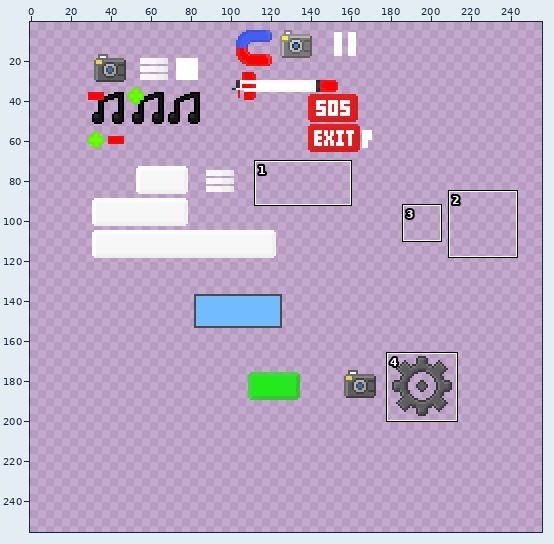
Two versions of one sprite sheet, Assets/Sprites/Sprite-0001.png. Above, an overview of the earlier version with the close-up marked.
Close-up. Earlier state:
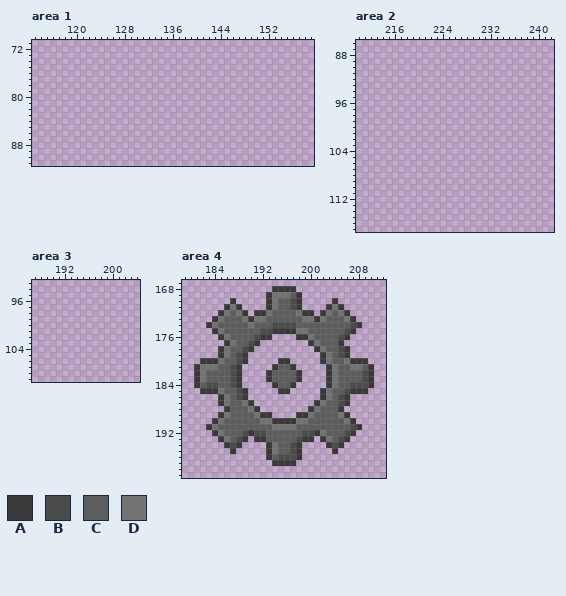
The file is 256x256 pixels. Colours within 5 levels of each other are drawn and written as one. Shown: area 1: x 113..159, y 71..91; area 2: x 210..242, y 86..117; area 3: x 187..204, y 93..109; area 4: x 179..212, y 167..199. The wide view leaves out empty margins. The commit also changed other parts of the picture, which this record leaves out.
Palette (. is transparent): A #393939  B #4b4b4b  C #5d5d5d  D #737373
Pixels before, area 4, first column x 181:
168 .............AAAA.............
169 ............ADDDCA............
170 ......A.....ADCCBA.....A......
171 .....ADA....ADCCBA....ADA.....
172 ....ADCDA.AADCCCCDAA.ADCDA....
173 ...ADCCCDADDCCCCCCDDADCCCDA...
174 ..ADCCCCCDCCCBBBBCCCCCCCCCBA..
175 ...ADCCCCCCBBAAAADDCCCCCCBA...
176 ....ADCCCCBAA....AADCCCCBA....
177 .....ADCCBA........ADCCCA.....
178 ....ADCCBA..........ADCCBA....
179 ....ADCBA............ADCBA....
180 .AAADCCBA.....AA.....ADCCDAAA.
181 ADDDCCBA.....ACCA.....ADCCDDCA
182 ADCCCCBA....ACCCCA....ADCCCCBA
183 ADCCCCBA....ACCCCA....ADCCCCBA
184 ACBBCCBA.....ACCA.....ADCCBBBA
185 .AAADCCBA.....AA.....ADCCBAAA.
186 ....ADCBA............ADCBA....
187 ....ADCCDA..........ADCCBA....
188 .....ACCCDA........ADCCCA.....
189 ....ADCCCCDAA....AADCCCCDA....
190 ...ADCCCCCCDDAAAADDCCCCCCDA...
191 ..ADCCCCCCCCCDDDDCCCCCCCCCBA..
192 ...ADCCCBABBCCCCCCBBADCCCBA...
193 ....ADCBA.AACCCCCBAA.ADCBA....
194 .....ABA....ADCCBA....ABA.....
195 ......A.....ADCCBA.....A......
196 ............ACBBBA............
197 .............AAAA.............
Now the later version:
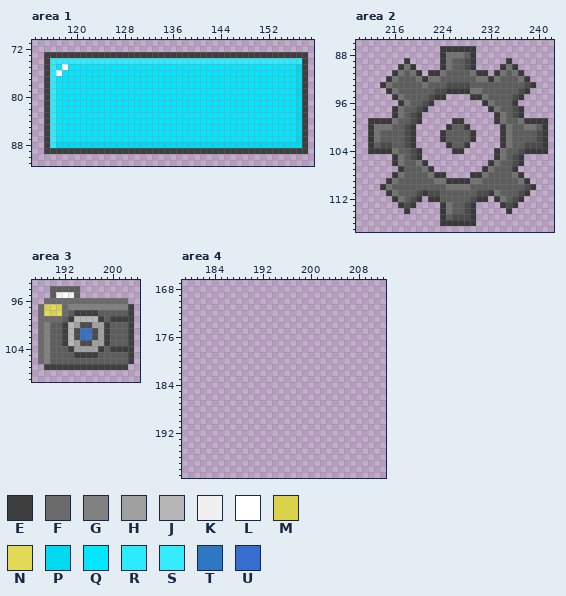
Colours new in this view: E #3e3e3f  F #6b6b6b  G #818181  H #a0a0a0  J #b6b6b6  K #f0f0f0  L #ffffff  M #dbd24b  N #e2d955  P #00daf0  Q #00e7ff  R #2bebff  S #37ebff  T #2e77c3  U #366dce
Changes in this commit:
Area 1:
y 73: x 115..158 ............................................ -> EEEEEEEEEEEEEEEEEEEEEEEEEEEEEEEEEEEEEEEEEEEE
y 74: x 115..158 ............................................ -> ERRRRRRRRRRRRRRRRRRRRRRRRRRRRRRRRRRRRRRRRRRE
y 75: x 115..158 ............................................ -> ERQLQQQQQQQQQQQQQQQQQQQQQQQQQQQQQQQQQQQQQQPE
y 76: x 115..158 ............................................ -> ERLQQQQQQQQQQQQQQQQQQQQQQQQQQQQQQQQQQQQQQQPE
y 77..86: x 115..158 ............................................ -> ERQQQQQQQQQQQQQQQQQQQQQQQQQQQQQQQQQQQQQQQQPE
y 87: x 115..158 ............................................ -> ESQQQQQQQQQQQQQQQQQQQQQQQQQQQQQQQQQQQQQQQQPE
y 88: x 115..158 ............................................ -> ERPPPPPPPPPPPPPPPPPPPPPPPPPPPPPPPPPPPPPPPPPE
y 89: x 115..158 ............................................ -> EEEEEEEEEEEEEEEEEEEEEEEEEEEEEEEEEEEEEEEEEEEE
Area 2:
y 87: x 224..229 ...... -> AAAAAA
y 88: x 224..229 ...... -> ADDDCA
y 89: x 218 . -> A; x 224..229 ...... -> ADCCBA; x 235 . -> A
y 90: x 217..219 ... -> ADA; x 224..229 ...... -> ADCCBA; x 234..236 ... -> ADA
y 91: x 216..220 ..... -> ADCDA; x 222..231 .......... -> AADCCCCDAA; x 233..237 ..... -> ADCDA
y 92: x 215..238 ........................ -> ADCCCDADDCCCCCCDDADCCCDA
y 93: x 214..239 .......................... -> ADCCCCCDCCCBBBBCCCCCCCCCBA
y 94: x 215..238 ........................ -> ADCCCCCCBBAAAADDCCCCCCBA
y 95: x 216..224 ......... -> ADCCCCBAA; x 229..237 ......... -> AADCCCCBA
y 96: x 217..222 ...... -> ADCCBA; x 231..236 ...... -> ADCCCA
y 97: x 216..221 ...... -> ADCCBA; x 232..237 ...... -> ADCCBA
y 98: x 216..220 ..... -> ADCBA; x 233..237 ..... -> ADCBA
y 99: x 212..220 ......... -> AAAADCCBA; x 226..227 .. -> AA; x 233..241 ......... -> ADCCDAAAA
y 100: x 212..219 ........ -> ADDDCCBA; x 225..228 .... -> ACCA; x 234..241 ........ -> ADCCDDCA
y 101..102: x 212..219 ........ -> ADCCCCBA; x 224..229 ...... -> ACCCCA; x 234..241 ........ -> ADCCCCBA
y 103: x 212..219 ........ -> ACBBCCBA; x 225..228 .... -> ACCA; x 234..241 ........ -> ADCCBBBA
y 104: x 212..220 ......... -> AAAADCCBA; x 226..227 .. -> AA; x 233..241 ......... -> ADCCBAAAA
y 105: x 216..220 ..... -> ADCBA; x 233..237 ..... -> ADCBA
y 106: x 216..221 ...... -> ADCCDA; x 232..237 ...... -> ADCCBA
y 107: x 217..222 ...... -> ACCCDA; x 231..236 ...... -> ADCCCA
y 108: x 216..224 ......... -> ADCCCCDAA; x 229..237 ......... -> AADCCCCDA
y 109: x 215..238 ........................ -> ADCCCCCCDDAAAADDCCCCCCDA
y 110: x 214..239 .......................... -> ADCCCCCCCCCDDDDCCCCCCCCCBA
y 111: x 215..238 ........................ -> ADCCCBABBCCCCCCBBADCCCBA
y 112: x 216..220 ..... -> ADCBA; x 222..231 .......... -> AACCCCCBAA; x 233..237 ..... -> ADCBA
y 113: x 217..219 ... -> ABA; x 224..229 ...... -> ADCCBA; x 234..236 ... -> ABA
y 114: x 218 . -> A; x 224..229 ...... -> ADCCBA; x 235 . -> A
y 115: x 224..229 ...... -> ACBBBA
y 116: x 224..229 ...... -> AAAAAA
Area 3:
y 94: x 190..194 ..... -> CCCCC
y 95: x 190..194 ..... -> CKLKC
y 96: x 189..202 .............. -> FFFFFFFFFFFFFF
y 97: x 188..203 ................ -> FMNMFGGGGGGGGGGE
y 98: x 188..203 ................ -> FNMNFCEEEECCCCCE
y 99: x 188..203 ................ -> FFFFCEJJJJECEEEE
y 100: x 188..203 ................ -> FGCCEJHBBHHECCCE
y 101: x 188..203 ................ -> FGCCEJBTUBHECCCE
y 102: x 188..203 ................ -> FGCCEJBUTBHECCCE
y 103: x 188..203 ................ -> FGCCEJHBBHHECCCE
y 104: x 188..203 ................ -> FGCCCEHHHHECEEEE
y 105: x 188..203 ................ -> FGCCCCEEEECCCCCE
y 106: x 188..203 ................ -> FGCCCCCCCCCCCCCE
y 107: x 189..202 .............. -> EEEEEEEEEEEEEE
Area 4:
y 168: x 194..197 AAAA -> ....
y 169: x 193..198 ADDDCA -> ......
y 170: x 187 A -> .; x 193..198 ADCCBA -> ......; x 204 A -> .
y 171: x 186..188 ADA -> ...; x 193..198 ADCCBA -> ......; x 203..205 ADA -> ...
y 172: x 185..189 ADCDA -> .....; x 191..200 AADCCCCDAA -> ..........; x 202..206 ADCDA -> .....
y 173: x 184..207 ADCCCDADDCCCCCCDDADCCCDA -> ........................
y 174: x 183..208 ADCCCCCDCCCBBBBCCCCCCCCCBA -> ..........................
y 175: x 184..207 ADCCCCCCBBAAAADDCCCCCCBA -> ........................
y 176: x 185..193 ADCCCCBAA -> .........; x 198..206 AADCCCCBA -> .........
y 177: x 186..191 ADCCBA -> ......; x 200..205 ADCCCA -> ......
y 178: x 185..190 ADCCBA -> ......; x 201..206 ADCCBA -> ......
y 179: x 185..189 ADCBA -> .....; x 202..206 ADCBA -> .....
y 180: x 182..189 AAADCCBA -> ........; x 195..196 AA -> ..; x 202..209 ADCCDAAA -> ........
y 181: x 181..188 ADDDCCBA -> ........; x 194..197 ACCA -> ....; x 203..210 ADCCDDCA -> ........
y 182..183: x 181..188 ADCCCCBA -> ........; x 193..198 ACCCCA -> ......; x 203..210 ADCCCCBA -> ........
y 184: x 181..188 ACBBCCBA -> ........; x 194..197 ACCA -> ....; x 203..210 ADCCBBBA -> ........
y 185: x 182..189 AAADCCBA -> ........; x 195..196 AA -> ..; x 202..209 ADCCBAAA -> ........
y 186: x 185..189 ADCBA -> .....; x 202..206 ADCBA -> .....
y 187: x 185..190 ADCCDA -> ......; x 201..206 ADCCBA -> ......
y 188: x 186..191 ACCCDA -> ......; x 200..205 ADCCCA -> ......
y 189: x 185..193 ADCCCCDAA -> .........; x 198..206 AADCCCCDA -> .........
y 190: x 184..207 ADCCCCCCDDAAAADDCCCCCCDA -> ........................
y 191: x 183..208 ADCCCCCCCCCDDDDCCCCCCCCCBA -> ..........................
y 192: x 184..207 ADCCCBABBCCCCCCBBADCCCBA -> ........................
y 193: x 185..189 ADCBA -> .....; x 191..200 AACCCCCBAA -> ..........; x 202..206 ADCBA -> .....
y 194: x 186..188 ABA -> ...; x 193..198 ADCCBA -> ......; x 203..205 ABA -> ...
y 195: x 187 A -> .; x 193..198 ADCCBA -> ......; x 204 A -> .
y 196: x 193..198 ACBBBA -> ......
y 197: x 194..197 AAAA -> ....
Boxes around the changes in both close-ups, in picture pixels (x1, y1, x2, y2):
added: (44, 52, 308, 154)
added: (368, 46, 548, 226)
added: (38, 286, 134, 370)
erased: (194, 286, 374, 466)
